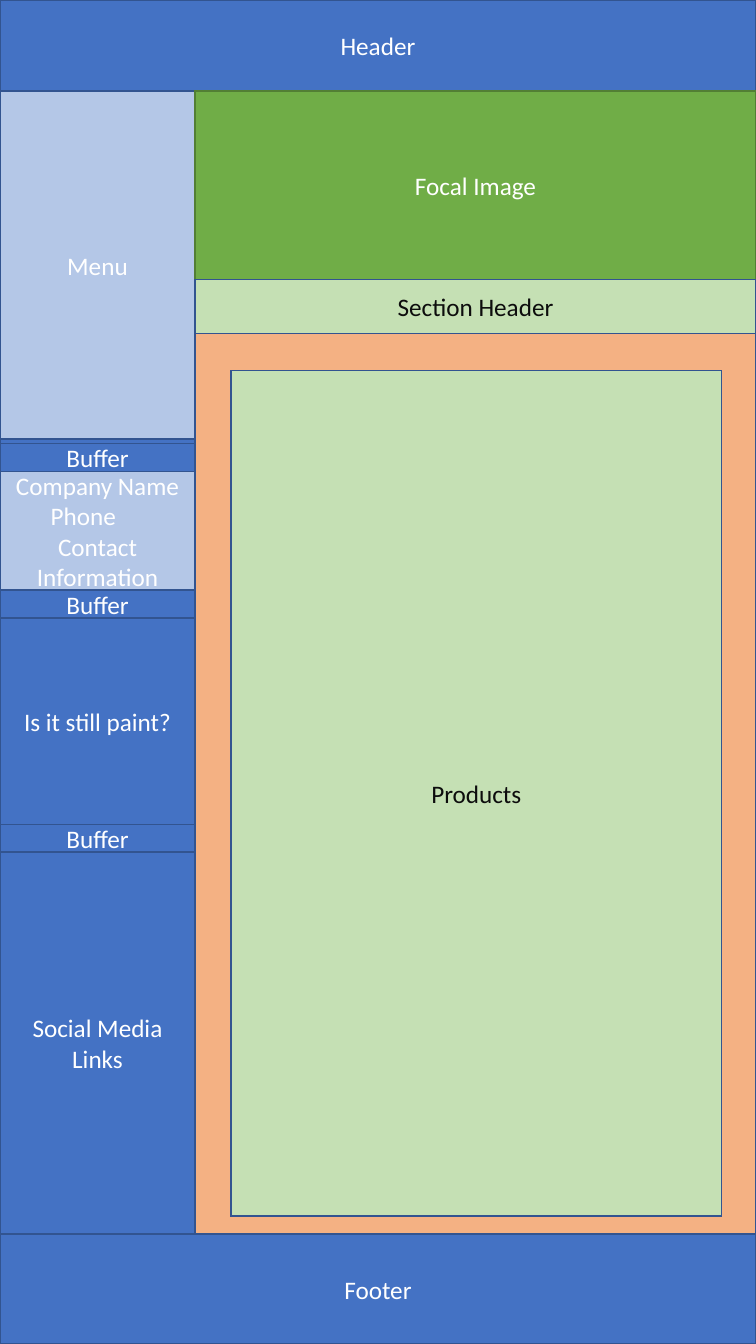
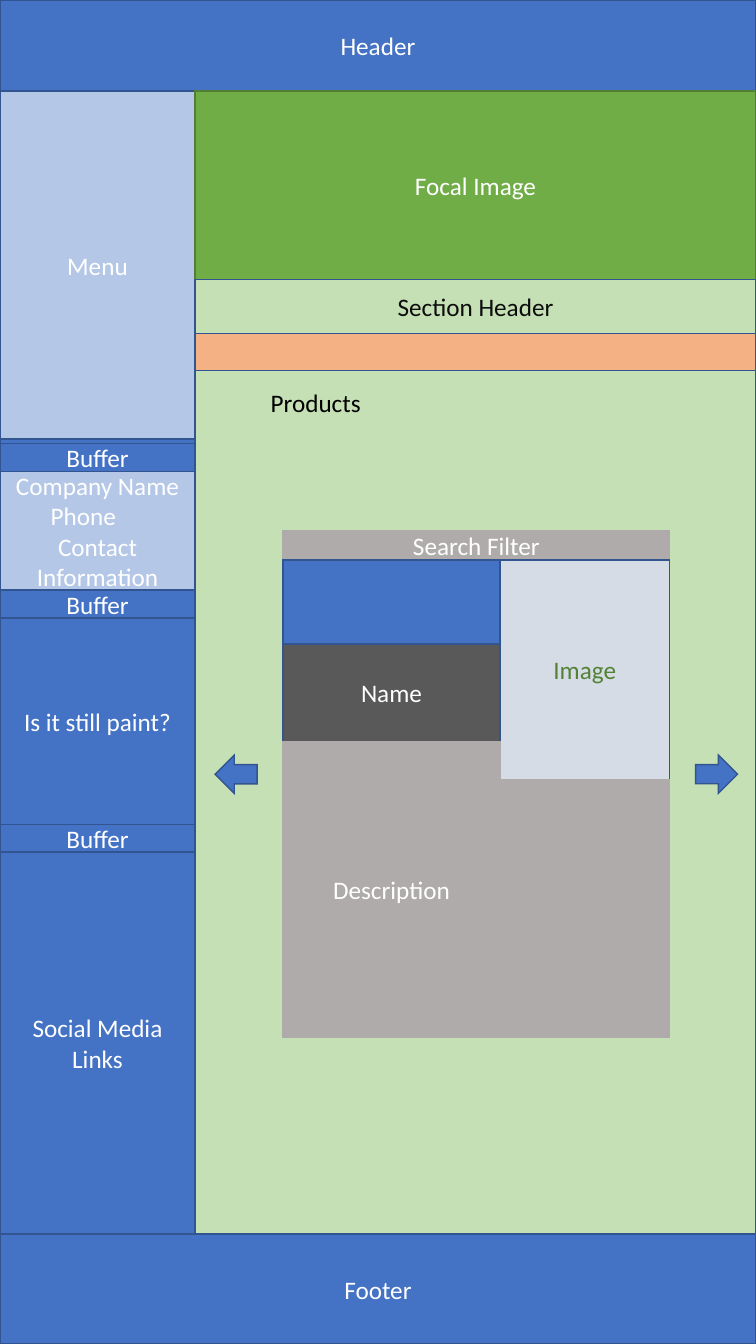
Before and after one commit to taymosier/ibx_mockup, a slide deck: slide 3 of IBXWireframe.pptx. Drawn at 756x1344 pixels with LibreOffice and Linux fonts; fonts in the diff are those of the drawing. Boxes give left, top, right and bottom in pixels: in the first picture for what was removed or moved away, otherwise in the second. Text is boxed around its words. In the diff, an @@ line names an element or a change of style, - is before the commit and + after.

Commit message:
created basic components of Products page

```diff
--- a/IBXWireframe.pptx
+++ b/IBXWireframe.pptx
@@ rectangle: place and size @@
-rectangle at [231, 371, 722, 1217]
+rectangle at [196, 371, 756, 1234]
@@ text added at [271, 394, 361, 412], 18 pt, text #000000 @@
+Products
@@ right arrow added at [215, 755, 257, 793], fill #4472C4, outline #325491 1 pt @@
@@ right arrow added at [696, 755, 738, 793], fill #4472C4, outline #325491 1 pt @@
@@ text in rectangle at [431, 785, 521, 803]: text removed @@
-Products
@@ group added at [283, 531, 669, 1037]: 6 rectangles @@
+Search Filter
+Image
+Name
+Description
```
Also in this commit, not shown: 46 other files.
